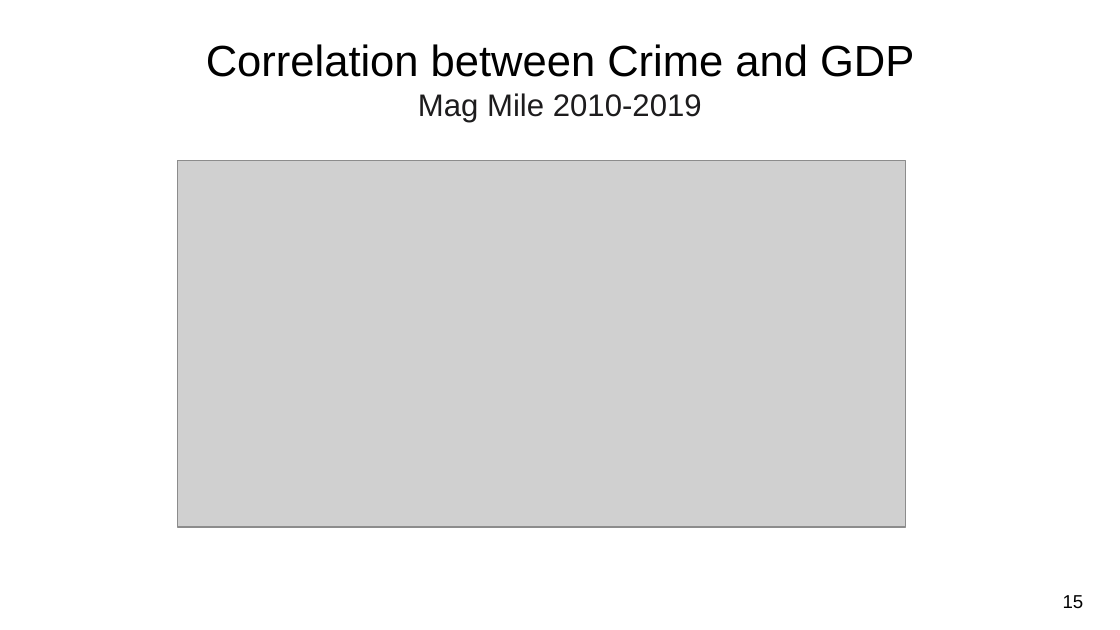
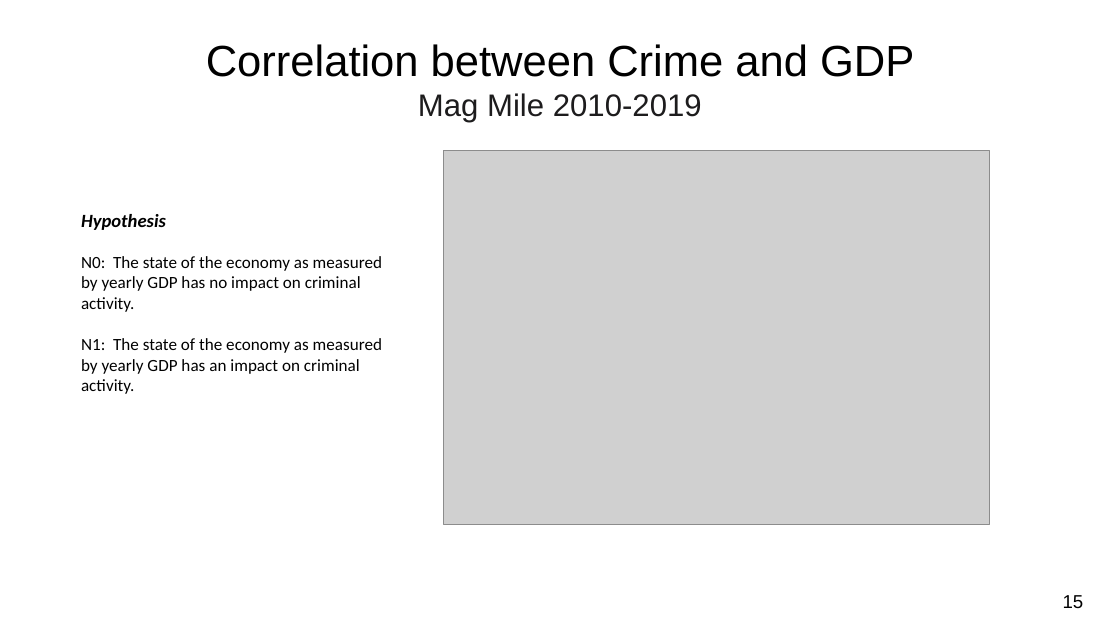
Before and after one commit to MasonMcCoy/Chicago_Crime, a slide deck: slide 16 of NU-Project1_ChicagoMagMile_Crime.pptx. Drawn at 1120x630 pixels with LibreOffice and Linux fonts; fonts in the diff are those of the drawing; grey boxes stand for pictures; background and template pictures are left out. Boxes give left, top, right and bottom in pixels: in the first picture for what was removed or moved away, otherwise in the second. Text is boxed around its words. In the diff, an @@ line names an element or a change of style, - is before the commit and + after.

```diff
--- a/NU-Project1_ChicagoMagMile_Crime.pptx
+++ b/NU-Project1_ChicagoMagMile_Crime.pptx
@@ picture: place and size @@
-picture at [178,160,906,528]
+picture at [444,151,990,524]
@@ text added at [81,214,382,394], 11 pt, text #000000 @@
+Hypothesis
+N0: The state of the economy as measured by yearly GDP has no impact on criminal activity.
+N1: The state of the economy as measured by yearly GDP has an impact on criminal activity.
```
Also in this commit, not shown: 3 other slides changed.
